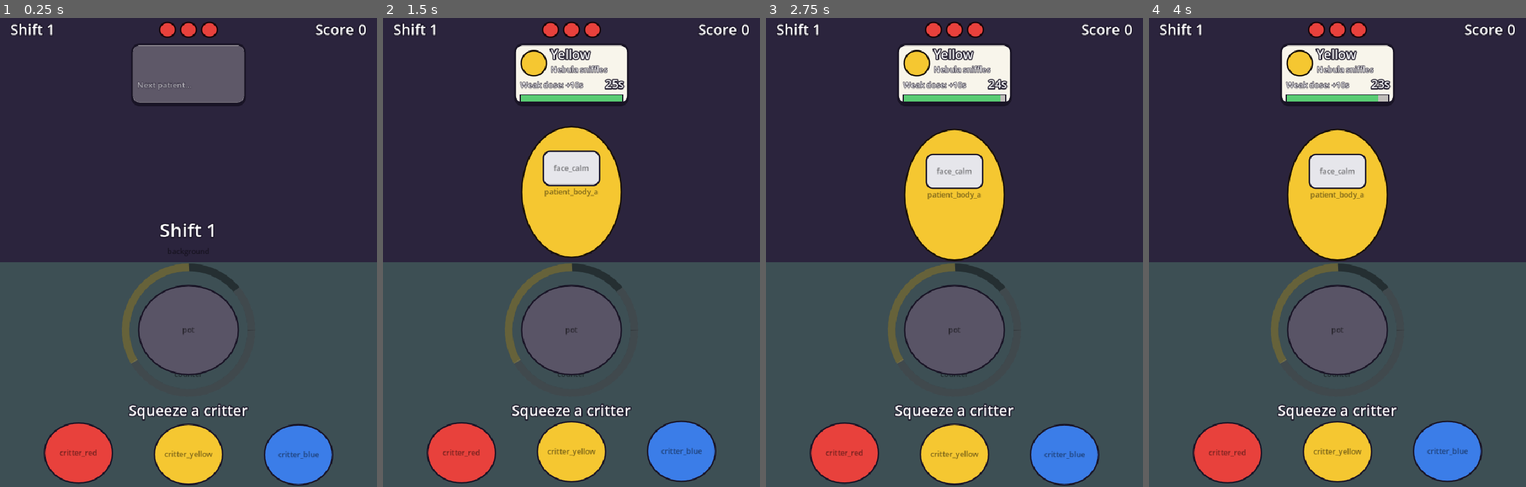
Above: before the commit, frames 1-4 (left to right).
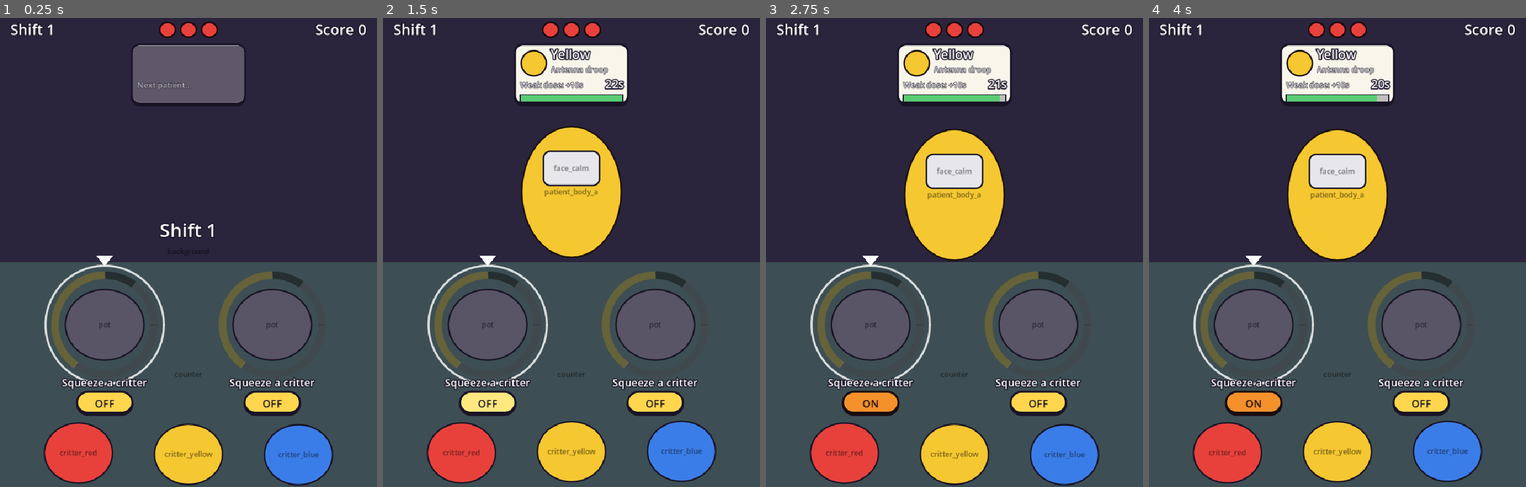
Above: after the commit, the same moments.

Repository: zuhayermasud/mts-game-jam-2026
Game: Godot game, scene res://scenes/main.tscn
Same seed, same stepped clock (60 frames per second), same inputs: the game is played once before the commit and once after it.
Inputs (mouse positions are in pixels of both pictures, inside the frame that each line leads up to):
- Up to frame 1 (0.25 s): no input
- Up to frame 2 (1.5 s): click (488, 402) at 0.5 s, where only the run after the commit has a clickable "OFF"; click (488, 402) at 1.25 s, where only the run after the commit has a clickable "ON"
- Up to frame 3 (2.75 s): click (871, 402) at 2 s, where only the run after the commit has a clickable "OFF"
- Up to frame 4 (4 s): click (1254, 402) at 2.75 s, where only the run after the commit has a clickable "ON"; click (1254, 402) at 3.5 s, where only the run after the commit has a clickable "OFF"

The runs differ from the first frame. In frame 1, 13% of the frame differs, in the area x 11-84%, y 50-86%; in frame 2, 14%; in frame 3, 14%, in the area x 11-84%, y 10-86%; in frame 4, 14%.

Commit message:
Two pots on burner switches, emergencies, tighter clocks

Diff:
--- a/scenes/main.tscn
+++ b/scenes/main.tscn
@@ -37,8 +37,13 @@
 shape = 0
 placeholder_color = Color(0.24, 0.31, 0.33, 1)
 
-[node name="Pot" parent="." instance=ExtResource("4_pot")]
-position = Vector2(360, 600)
+[node name="Pots" type="Node2D" parent="."]
+
+[node name="Left" parent="Pots" instance=ExtResource("4_pot")]
+position = Vector2(200, 590)
+
+[node name="Right" parent="Pots" instance=ExtResource("4_pot")]
+position = Vector2(520, 590)
 
 [node name="Critters" type="Node2D" parent="."]
 
--- a/scenes/pot.tscn
+++ b/scenes/pot.tscn
@@ -11,22 +11,32 @@
 [node name="Body" type="Node2D" parent="."]
 script = ExtResource("2_art")
 art_name = "pot"
-size = Vector2(190, 170)
+size = Vector2(150, 135)
 shape = 2
 placeholder_color = Color(0.35, 0.33, 0.4, 1)
 
 [node name="Liquid" type="Node2D" parent="Body"]
-position = Vector2(0, -50)
+position = Vector2(0, -40)
 script = ExtResource("2_art")
 art_name = "pot_liquid"
-size = Vector2(140, 46)
+size = Vector2(110, 36)
 shape = 2
 placeholder_color = Color(1, 1, 1, 1)
 
 [node name="Label" type="Label" parent="."]
-offset_left = -300.0
-offset_top = 134.0
-offset_right = 300.0
-offset_bottom = 174.0
+offset_left = -150.0
+offset_top = 96.0
+offset_right = 150.0
+offset_bottom = 124.0
+theme_override_font_sizes/font_size = 20
 text = "Squeeze a critter"
 horizontal_alignment = 1
+
+[node name="Burner" type="Button" parent="."]
+offset_left = -55.0
+offset_top = 126.0
+offset_right = 55.0
+offset_bottom = 170.0
+focus_mode = 0
+theme_override_font_sizes/font_size = 20
+text = "OFF"
--- a/scripts/game_config.gd
+++ b/scripts/game_config.gd
@@ -4,12 +4,12 @@
 ## res://config/game_config.tres in the Inspector. Read them in code through Game.config.
 
 @export_group("Brewing")
-## Heat is seconds spent holding the pot. Under this it's raw and can't be served.
-@export var weak_from := 0.25
+## Heat is seconds with the burner on since the last pour. Under this it's raw and can't be served.
+@export var weak_from := 0.5
 ## From this much heat the brew is perfect.
-@export var perfect_from := 1.2
-## At this much heat the pot boils over and empties itself.
-@export var boil_over_at := 1.8
+@export var perfect_from := 3.0
+## At this much heat the pot boils over, empties itself and switches off.
+@export var boil_over_at := 5.0
 ## Pours the pot holds. One more is blocked.
 @export var max_pours := 2
 
@@ -38,18 +38,21 @@
 @export_group("Shifts")
 ## Index 0 is shift 1. Later shifts extrapolate from the last entry.
 @export var shift_patients: PackedInt32Array = [4, 6, 7, 8]
-@export var shift_clock: PackedFloat32Array = [25.0, 24.0, 22.0, 20.0]
+@export var shift_clock: PackedFloat32Array = [22.0, 18.0, 15.0, 13.0]
 ## Chance that a patient needs a secondary colour.
 @export var shift_secondary_chance: PackedFloat32Array = [0.0, 0.4, 0.5, 0.6]
 ## Chairs open at once (max 3). All their clocks tick together.
 @export var shift_chairs: PackedInt32Array = [1, 2, 3, 3]
+## Chance that a patient is an emergency, on the short emergency clock.
+@export var emergency_chance: PackedFloat32Array = [0.0, 0.15, 0.25, 0.3]
+@export var emergency_clock := 7.0
 @export var later_shift_extra_patients := 1
 @export var later_shift_clock_drop := 1.0
-@export var min_clock := 12.0
+@export var min_clock := 10.0
 ## Seconds before the first patient of a shift sits down.
 @export var first_arrival_delay := 1.0
 ## Seconds between two patients sitting down, so they don't all arrive at once.
-@export var arrival_gap := 2.5
+@export var arrival_gap := 1.5
 
 @export_group("Score")
 @export var score_perfect := 100
@@ -97,5 +100,9 @@
 	return shift_secondary_chance[mini(shift - 1, shift_secondary_chance.size() - 1)]
 
 
+func emergency_for_shift(shift: int) -> float:
+	return emergency_chance[mini(shift - 1, emergency_chance.size() - 1)]
+
+
 func chairs_for_shift(shift: int) -> int:
 	return clampi(shift_chairs[mini(shift - 1, shift_chairs.size() - 1)], 1, 3)
--- a/scripts/main.gd
+++ b/scripts/main.gd
@@ -1,6 +1,6 @@
 extends Node2D
-## The clinic: wires critters -> pot -> click a patient, fills the chairs from the
-## shift list, and keeps score and lives.
+## The clinic: wires critters -> selected pot -> click a patient, fills the chairs from
+## the shift list, and keeps score and lives.
 
 const BODY_ARTS: Array[String] = ["patient_body_a", "patient_body_b"]
 ## Which chairs (left, middle, right) open for 1, 2 or 3 chairs.
@@ -20,7 +20,8 @@
 var _hearts: Array[ArtSprite] = []
 
 @onready var cfg := Game.config
-@onready var pot: Pot = $Pot
+@onready var pots: Array[Pot] = [$Pots/Left, $Pots/Right]
+@onready var selected_pot: Pot = pots[0]
 @onready var chairs: Array[Patient] = [$Chairs/Left, $Chairs/Middle, $Chairs/Right]
 @onready var cards: Array[PatientCard] = [$HUD/Root/Cards/Left, $HUD/Root/Cards/Middle, $HUD/Root/Cards/Right]
 @onready var shift_label: Label = $HUD/Root/ShiftLabel
@@ -33,8 +34,11 @@
 
 func _ready() -> void:
 	for critter: Critter in $Critters.get_children():
-		critter.squeezed.connect(pot.pour)
-	pot.boiled_over.connect(func(): _toast("Boiled over! Brew it again", cfg.orange.lightened(0.3)))
+		critter.squeezed.connect(_pour)
+	for pot in pots:
+		pot.select_requested.connect(_select.bind(pot))
+		pot.boiled_over.connect(func(): _toast("Boiled over! Brew it again", cfg.orange.lightened(0.3)))
+	_select(selected_pot)
 	for i in chairs.size():
 		var p := chairs[i]
 		p.clicked.connect(_on_patient_clicked.bind(p))
@@ -52,16 +56,23 @@
 func _process(delta: float) -> void:
 	if game_over:
 		return
-	var brew := pot.potion() if pot.can_serve() else Potion.Kind.NONE
+	var brews: Array[int] = []
+	for pot in pots:
+		if pot.can_serve():
+			brews.append(pot.potion())
 	for card in cards:
-		card.pot_kind = brew
+		card.pot_kinds = brews
 		card.waiting = not queue.is_empty()
 	_arrival_timer -= delta
 	if _arrival_timer <= 0.0 and not queue.is_empty():
 		var chair := _free_chair()
 		if chair:
-			chair.arrive(queue.pop_front())
+			var info: PatientInfo = queue.pop_front()
+			chair.arrive(info)
 			_arrival_timer = cfg.arrival_gap
+			if info.emergency:
+				Sfx.play("emergency")
+				_toast("Emergency! Only %d s" % cfg.emergency_clock, cfg.red.lightened(0.3))
 
 
 func _start_shift(number: int) -> void:
@@ -73,6 +84,9 @@
 		var secondary := randf() < cfg.secondary_chance(shift)
 		p.cure = (Potion.SECONDARIES if secondary else Potion.PRIMARIES).pick_random()
 		p.clock = cfg.clock_for_shift(shift)
+		if randf() < cfg.emergency_for_shift(shift):
+			p.emergency = true
+			p.clock = cfg.emergency_clock
 		p.ailment = cfg.ailments[randi() % cfg.ailments.size()]
 		p.body_art = BODY_ARTS.pick_random()
 		queue.append(p)
@@ -93,17 +107,32 @@
 	return null
 
 
+func _select(pot: Pot) -> void:
+	selected_pot = pot
+	for other in pots:
+		other.selected = other == pot
+
+
+func _pour(kind: int) -> void:
+	selected_pot.pour(kind)
+
+
 func _on_patient_clicked(button: MouseButton, p: Patient) -> void:
-	if button != MOUSE_BUTTON_LEFT or game_over or not p.active or pot.is_empty():
-		return
-	if not pot.can_serve():
-		_toast("Boil it first: hold the pot", Color.WHITE)
+	if button != MOUSE_BUTTON_LEFT or game_over or not p.active:
+		return
+	if selected_pot.is_empty():
+		_toast("This pot is empty", Color.WHITE)
+		return
+	if not selected_pot.can_serve():
+		_toast("Still raw: let it boil" if selected_pot.burner_on else "Turn the burner on", Color.WHITE)
 		return
 	_serve(p)
 
 
-## Gives the pot's brew to `p`. A weak potion for someone who already borrowed stays in the pot.
+## Gives the selected pot's brew to `p`. A weak potion for someone who already borrowed
+## stays in the pot.
 func _serve(p: Patient) -> void:
+	var pot := selected_pot
 	var kind := pot.potion()
 	var quality := pot.quality()
 	var result := p.serve(kind, quality)
@@ -152,6 +181,7 @@
 func _rebook(old: PatientInfo) -> void:
 	var p := old.duplicate_info()
 	p.bandaged = true
+	p.emergency = false  # they come back bandaged instead, on a normal clock
 	if Potion.is_primary(p.cure):
 		p.cure = Potion.secondaries_with(p.cure).pick_random()
 		p.clock = cfg.clock_for_shift(shift)
--- a/scripts/patient_card.gd
+++ b/scripts/patient_card.gd
@@ -2,7 +2,8 @@
 extends Control
 ## Status card at the top of the screen, one per chair: the cure colour, the ailment,
 ## the clock as a bar and whether they've borrowed time. Reads its patient every frame.
-## The outline glows gold when the brew in the pot is this patient's cure.
+## The outline glows gold when either pot holds a servable brew that's this patient's cure,
+## and is red for emergencies.
 
 const OUTLINE := Color(0.1, 0.08, 0.15)
 const BG := Color(0.97, 0.96, 0.92)
@@ -25,8 +26,8 @@
 }
 
 var patient: Patient
-## The servable brew in the pot, or Potion.Kind.NONE.
-var pot_kind := Potion.Kind.NONE
+## The servable brews in the pots (0 to 2 kinds).
+var pot_kinds: Array[int] = []
 ## More patients still to come this shift.
 var waiting := false
 
@@ -74,6 +75,9 @@
 	elif info.borrowed:
 		status_label.text = "Borrowed time"
 		status_label.modulate = BORROWED.lightened(0.3)
+	elif info.emergency:
+		status_label.text = "EMERGENCY"
+		status_label.modulate = CRITICAL.lightened(0.3)
 	else:
 		status_label.text = "Weak dose: +%ds" % Game.config.borrow_seconds
 		status_label.modulate = Color.WHITE
@@ -86,13 +90,14 @@
 
 func _draw() -> void:
 	var seated := patient != null and patient.occupied
-	var matched := seated and patient.active and pot_kind == patient.info.cure
+	var matched := seated and patient.active and patient.info.cure in pot_kinds
+	var outline := CRITICAL if seated and patient.info.emergency else OUTLINE
 	_style.bg_color = BG if seated else EMPTY_BG
-	_style.border_color = OUTLINE
+	_style.border_color = outline
 	if matched:
 		_style.border_color = MATCH
 	elif seated and patient.is_critical() and _flash():
-		_style.border_color = CRITICAL
+		_style.border_color = OUTLINE if outline == CRITICAL else CRITICAL
 	draw_style_box(_style, Rect2(Vector2.ZERO, size))
 	if not seated:
 		return
--- a/scripts/patient_info.gd
+++ b/scripts/patient_info.gd
@@ -10,6 +10,8 @@
 var borrowed := false
 ## Ran out of borrowed time once and came back worse. Hitting 0 again kills them.
 var bandaged := false
+## Arrives on the short emergency clock.
+var emergency := false
 
 
 func duplicate_info() -> PatientInfo:
@@ -20,4 +22,5 @@
 	copy.body_art = body_art
 	copy.borrowed = borrowed
 	copy.bandaged = bandaged
+	copy.emergency = emergency
 	return copy
--- a/scripts/pot.gd
+++ b/scripts/pot.gd
@@ -1,32 +1,45 @@
 class_name Pot
 extends Clickable
-## The hero pot. Pours land instantly. Hold the left button on the pot to boil it:
-## heat only rises while you hold, so a released pot waits safely. Raw, then weak,
-## then perfect; hold past perfect and it boils over and empties. Pouring resets the heat.
-## Right-click dumps it.
+## One of the two pots on the counter. Pours land instantly. The burner switch under it
+## turns the heat on and off: while it's on, heat rises by itself (raw, then weak, then
+## perfect) and past perfect the pot boils over, empties and switches off. While it's
+## off, heat and quality freeze. Pouring resets the heat. Left-click selects the pot,
+## right-click dumps it.
 
 signal boiled_over
-
-@export var ring_radius := 120.0
+## Left-clicked: main makes this the pot that critters pour into and patients are served from.
+signal select_requested
+
+const ARROW_Y := -128.0
+
+@export var ring_radius := 95.0
 @export var ring_width := 14.0
 @export var raw_color := Color(0.5, 0.5, 0.55)
 @export var weak_color := Color(0.85, 0.85, 0.9)
 @export var perfect_color := Color(1.0, 0.85, 0.3)
 
 var pours: Array[int] = []
-## Seconds held on the boil since the last pour.
+## Seconds on the boil since the last pour.
 var heat := 0.0
-var boiling := false
+var burner_on := false
+## Critters pour into the selected pot and patients are served from it.
+var selected := false:
+	set(value):
+		selected = value
+		queue_redraw()
 var _last_quality := -1
 var _time := 0.0
 var _juice_tween: Tween
 
 @onready var liquid: ArtSprite = $Body/Liquid
 @onready var label: Label = $Label
+@onready var burner: Button = $Burner
 
 
 func _ready() -> void:
 	clicked.connect(_on_clicked)
+	burner.pressed.connect(toggle_burner)
+	_refresh_burner()
 	_refresh()
 
 
@@ -65,16 +78,20 @@
 	return true
 
 
-func start_boil() -> void:
-	if is_empty() or boiling:
-		return
-	boiling = true
-	Sfx.play("boil_start")
-
-
-func stop_boil() -> void:
-	boiling = false
-	hit.rotation = 0.0
+func toggle_burner() -> void:
+	set_burner(not burner_on)
+
+
+func set_burner(on: bool) -> void:
+	if on == burner_on:
+		return
+	burner_on = on
+	if on:
+		Sfx.play("boil_start")
+	else:
+		hit.rotation = 0.0
+	_refresh_burner()
+	_refresh()
 	queue_redraw()
 
 
@@ -97,21 +114,16 @@
 	if button == MOUSE_BUTTON_RIGHT:
 		dump()
 	elif button == MOUSE_BUTTON_LEFT:
-		start_boil()
-
-
-## Let go anywhere on screen to stop boiling.
-func _input(event: InputEvent) -> void:
-	if boiling and event is InputEventMouseButton and not event.pressed \
-			and event.button_index == MOUSE_BUTTON_LEFT:
-		stop_boil()
+		select_requested.emit()
 
 
 func _process(delta: float) -> void:
 	_time += delta
+	if selected:
+		queue_redraw()  # bob the arrow
 	if is_empty():
 		return
-	if boiling:
+	if burner_on:
 		heat += delta
 		hit.rotation = sin(_time * 45.0) * 0.03
 		if heat >= Game.config.boil_over_at:
@@ -130,13 +142,14 @@
 
 func _boil_over() -> void:
 	Sfx.play("boil_over")
+	set_burner(false)
 	_clear()
 	_shake()
 	boiled_over.emit()
 
 
 func _clear() -> void:
-	stop_boil()
+	hit.rotation = 0.0
 	pours.clear()
 	heat = 0.0
 	_refresh()
@@ -155,14 +168,24 @@
 	liquid.self_modulate = tint.lightened(0.45) if _last_quality == Potion.Quality.RAW else tint
 	var potion_name := Potion.display_name(potion())
 	match _last_quality:
-		Potion.Quality.RAW: label.text = "%s · Hold the pot to boil" % potion_name
-		Potion.Quality.WEAK: label.text = "%s · Weak (buys time)" % potion_name
+		Potion.Quality.RAW: label.text = "%s · %s" % [potion_name, "Heating" if burner_on else "Turn on"]
+		Potion.Quality.WEAK: label.text = "%s · Weak" % potion_name
 		Potion.Quality.PERFECT: label.text = "%s · Perfect!" % potion_name
+
+
+func _refresh_burner() -> void:
+	burner.text = "ON" if burner_on else "OFF"
+	burner.self_modulate = Game.config.orange.lightened(0.2) if burner_on else Color.WHITE
 
 
 func _draw() -> void:
 	var cfg := Game.config
 	var start := -PI / 2
+	if selected:
+		# Highlight ring and a little arrow pointing down at the selected pot.
+		draw_arc(Vector2.ZERO, ring_radius + ring_width + 4.0, 0.0, TAU, 64, Color(1, 1, 1, 0.8), 4.0, true)
+		var tip := Vector2(0, ARROW_Y + 12.0 + sin(_time * 5.0) * 4.0)
+		draw_colored_polygon([tip, tip + Vector2(-16, -20), tip + Vector2(16, -20)], Color.WHITE)
 	var raw_end := start + TAU * cfg.weak_from / cfg.boil_over_at
 	var weak_end := start + TAU * cfg.perfect_from / cfg.boil_over_at
 	# Zones round the ring: raw, weak, then perfect. Full circle = boils over.
@@ -181,11 +204,11 @@
 			var glow := 0.35 + 0.25 * sin(_time * 12.0)
 			draw_arc(Vector2.ZERO, ring_radius, 0.0, TAU, 64, Color(perfect_color, glow), ring_width * 2.2, true)
 			draw_arc(Vector2.ZERO, ring_radius, start, end, 64, perfect_color, ring_width, true)
-	if boiling:
+	if burner_on:
 		# Steam puffs above the pot while it's on the boil.
 		for i in 3:
 			var t := fmod(_time * 1.5 + i / 3.0, 1.0)
-			draw_circle(Vector2((i - 1) * 40.0, -110.0 - t * 60.0), 10.0 + t * 8.0, Color(1, 1, 1, 0.35 * (1.0 - t)))
+			draw_circle(Vector2((i - 1) * 32.0, -85.0 - t * 50.0), 8.0 + t * 7.0, Color(1, 1, 1, 0.35 * (1.0 - t)))
 
 
 func _splash() -> void:
--- a/tests/smoke_test.gd
+++ b/tests/smoke_test.gd
@@ -18,27 +18,39 @@
 	var main: Node = load("res://scenes/main.tscn").instantiate()
 	add_child(main)
 	await get_tree().process_frame
-	var pot: Pot = main.pot
+	var pot: Pot = main.selected_pot
 	var cfg := Game.config
 
-	# Hold-to-boil timeline and third-pour block.
+	# Burner timeline and third-pour block.
 	_check(pot.pour(Potion.Kind.RED) and pot.pour(Potion.Kind.YELLOW), "two pours accepted")
 	_check(not pot.pour(Potion.Kind.BLUE), "third pour blocked")
 	_check(pot.potion() == Potion.Kind.ORANGE, "pot mixes orange")
 	_check(not pot.can_serve(), "raw brew can't be served")
 	pot._process(5.0)
-	_check(pot.heat == 0.0, "pot doesn't heat up unless held")
+	_check(pot.heat == 0.0, "pot doesn't heat up with the burner off")
 	_boil(pot, cfg.weak_from + 0.1)
 	_check(pot.quality() == Potion.Quality.WEAK and pot.can_serve(), "short boil = weak")
 	_boil(pot, cfg.perfect_from - cfg.weak_from)
 	_check(pot.quality() == Potion.Quality.PERFECT, "boil to %ss = perfect" % cfg.perfect_from)
+	var heat := pot.heat
 	pot._process(5.0)
-	_check(pot.quality() == Potion.Quality.PERFECT, "released pot keeps its quality")
-	_boil(pot, cfg.boil_over_at)
-	_check(pot.is_empty() and not pot.boiling, "boiling past perfect boils over and empties")
+	_check(pot.heat == heat and pot.quality() == Potion.Quality.PERFECT, "burner off freezes heat and quality")
+	pot.set_burner(true)
+	pot._process(cfg.boil_over_at)
+	_check(pot.is_empty() and not pot.burner_on, "boiling past perfect boils over, empties and switches off")
 	pot.pour(Potion.Kind.RED)
 	pot.dump()
 	_check(pot.is_empty(), "dump empties pot")
+
+	# Two pots: critters pour into the selected one, patients are served from it.
+	var left: Pot = main.pots[0]
+	var right: Pot = main.pots[1]
+	_check(main.selected_pot == left and left.selected and not right.selected, "left pot starts selected")
+	right.select_requested.emit()
+	main._pour(Potion.Kind.BLUE)
+	_check(right.potion() == Potion.Kind.BLUE and left.is_empty(), "pours go to the selected pot")
+	right.dump()
+	main._select(left)
 
 	# Shift 1 opens one chair.
 	var patient := await _next_seated(main)
@@ -72,14 +84,19 @@
 	_check(returning.bandaged and returning.cure in Potion.SECONDARIES, "they come back bandaged and harder")
 	_check(info.cure == cure, "leaving patient keeps their colour")
 
-	# Next patient: perfect cure scores.
+	# Next patient: a perfect cure from the selected (right) pot scores; the left pot is untouched.
 	await patient.gone
 	patient = await _next_seated(main)
 	var score_before: int = main.score
-	pot.pour(patient.info.cure)
-	_boil(pot, cfg.perfect_from + 0.1)
+	_weak(left, Potion.Kind.RED if patient.info.cure != Potion.Kind.RED else Potion.Kind.BLUE)
+	right.pour(patient.info.cure)
+	_boil(right, cfg.perfect_from + 0.1)
+	main._select(right)
 	main._serve(patient)
-	_check(main.score >= score_before + cfg.score_perfect, "perfect cure scores")
+	_check(main.score >= score_before + cfg.score_perfect and right.is_empty() and not left.is_empty(),
+			"serving uses the selected pot")
+	left.dump()
+	main._select(left)
 
 	# Timeout without a borrow -> a life lost, but the run goes on.
 	await patient.gone
@@ -109,15 +126,23 @@
 		all_ticked = all_ticked and seated[i].time_left < clocks[i]
 	_check(all_ticked, "all seated clocks tick together")
 
+	# Emergencies arrive on the short clock.
+	var chances := cfg.emergency_chance
+	cfg.emergency_chance = PackedFloat32Array([1.0])
+	main._start_shift(4)
+	_check(main.queue.all(func(p: PatientInfo): return p.emergency and p.clock == cfg.emergency_clock),
+			"emergency patients get the emergency clock")
+	cfg.emergency_chance = chances
+
 	print("SMOKE TEST: %s" % ("PASS" if failures == 0 else "%d FAILED" % failures))
 	get_tree().quit(failures)
 
 
-## Holds the pot down for `seconds`, then lets go.
+## Turns the burner on for `seconds`, then off.
 func _boil(pot: Pot, seconds: float) -> void:
-	pot.start_boil()
+	pot.set_burner(true)
 	pot._process(seconds)
-	pot.stop_boil()
+	pot.set_burner(false)
 
 
 func _weak(pot: Pot, kind: int) -> void:
Not shown, changed: ASSETS.md
Not shown, changed: SPEC.md
Not shown, changed: assets/README.md
